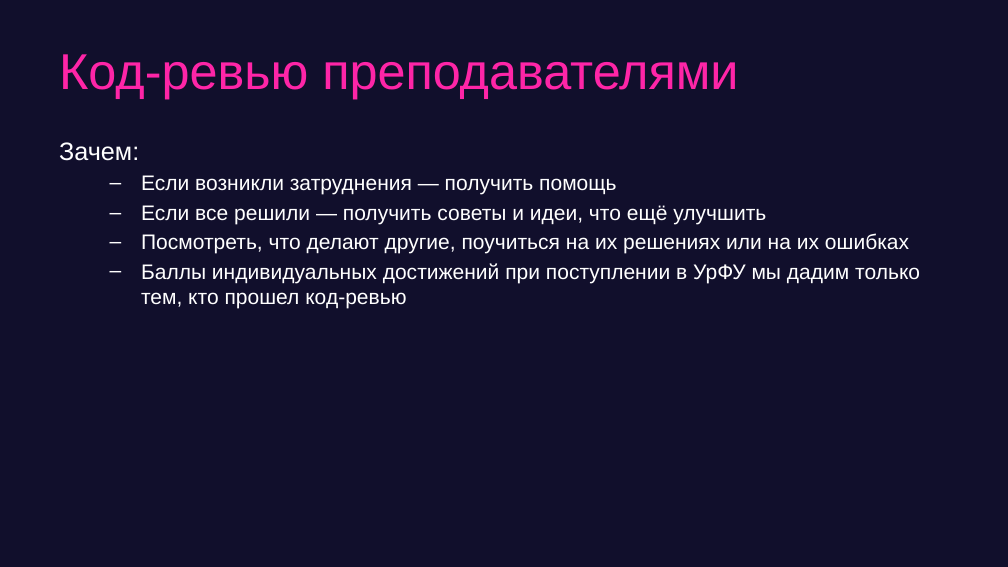
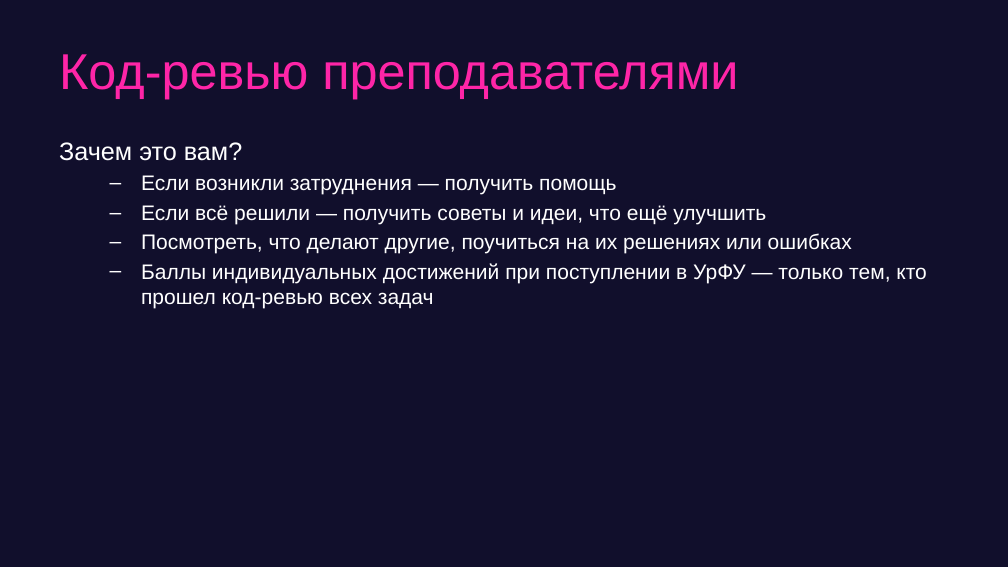
Before and after one commit to game-ai-course/game-ai-school, a slide deck: slide 24 of day1-montecarlo.pptx. Drawn at 1008x567 pixels with LibreOffice and Linux fonts; fonts in the diff are those of the drawing. Boxes give left, top, right and bottom in pixels: in the first picture for what was removed or moved away, otherwise in the second. Text is boxed around its words. In the diff, an @@ line names an element or a change of style, - is before the commit and + after.

Commit message:
slides

```diff
--- a/day1-montecarlo.pptx
+++ b/day1-montecarlo.pptx
@@ text at box(59, 142, 242, 161): text changed @@
-Зачем:
+Зачем это вам?
@@ text at box(141, 205, 927, 308): text changed @@
-  – Если все решили — получить советы и идеи, что ещё улучшить
-  – Посмотреть, что делают другие, поучиться на их решениях или на их ошибках
-  – Баллы индивидуальных достижений при поступлении в УрФУ мы дадим только тем, кто прошел код-ревью
+  – Если всё решили — получить советы и идеи, что ещё улучшить
+  – Посмотреть, что делают другие, поучиться на их решениях или ошибках
+  – Баллы индивидуальных достижений при поступлении в УрФУ — только тем, кто прошел код-ревью всех задач
```
Also in this commit, not shown: 7 other slides changed, 1 slide added.
